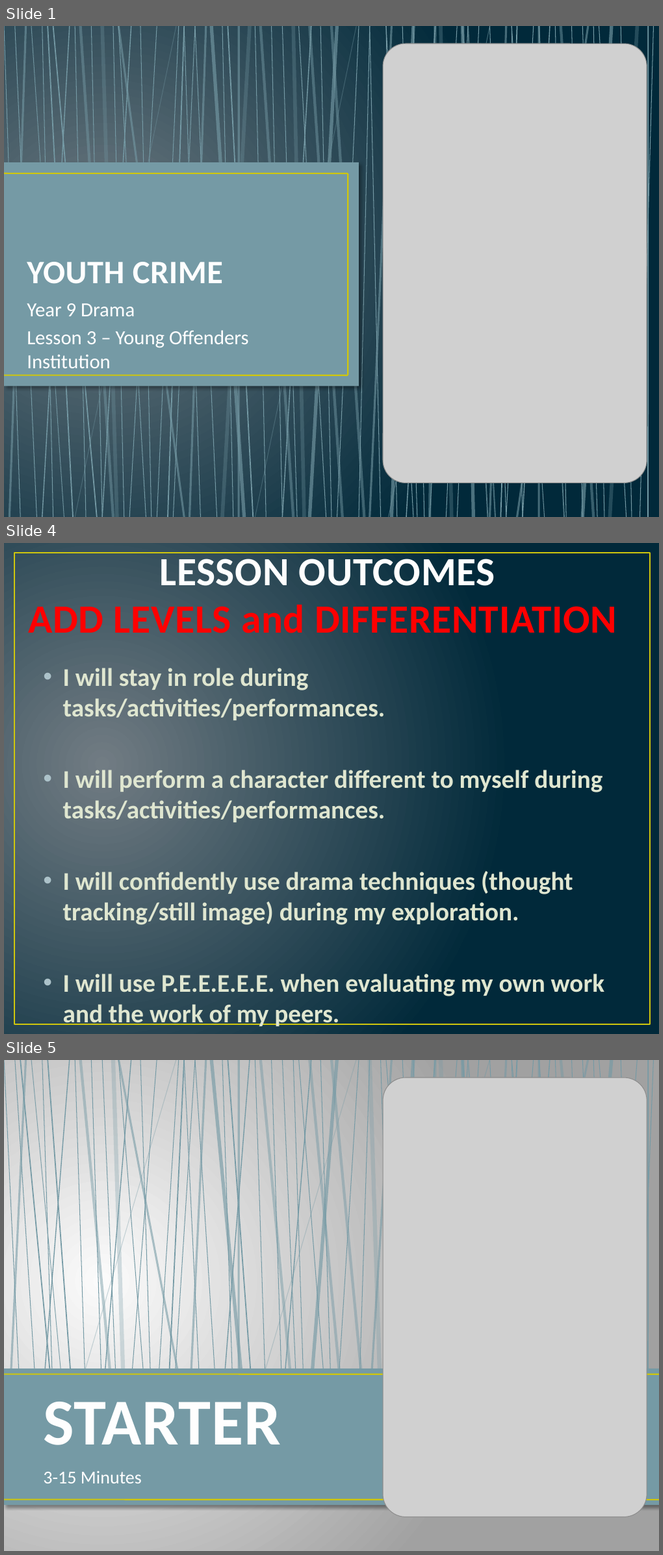
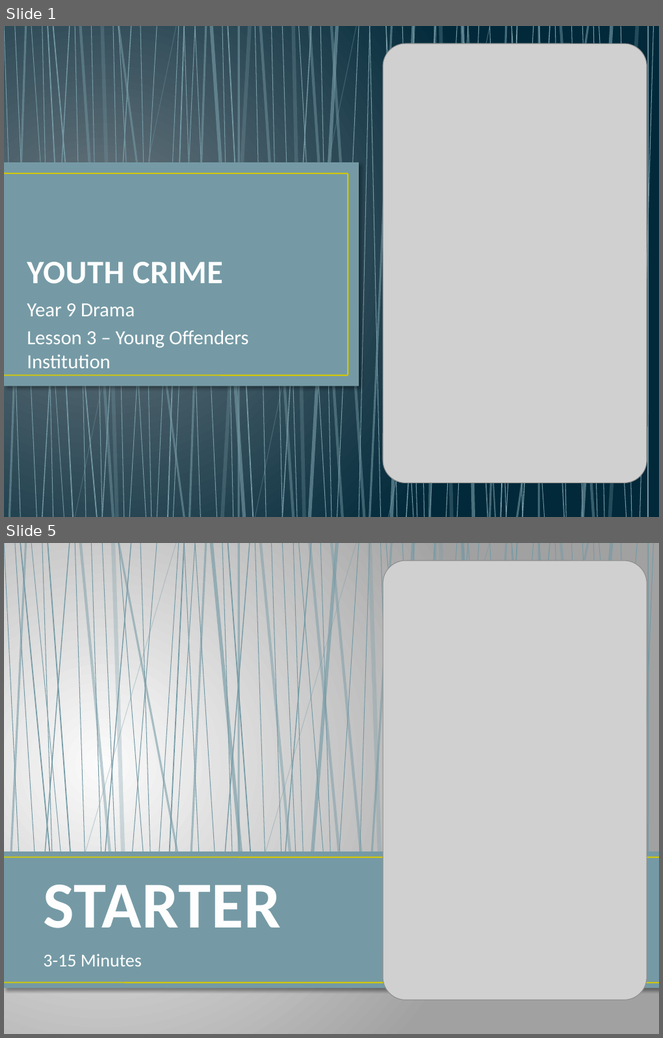
Before and after one commit to MalphasWats/stagewallis.com, a slide deck: PA/y9acting/Lesson 3 YC - Young Offenders Institution.pptx. Shown one above the other, each under a label of ours: slides 1, 4 and 5 before the commit, slides 1 and 5 after it; the slides between them are not shown. The pictures are 663x1555 and 663x1038 pixels, drawn with LibreOffice and Linux fonts; fonts in the diff are those of the drawing; grey boxes stand for pictures. Boxes give left, top, right and bottom in pixels: in the first picture for what was removed or moved away, otherwise in the second. Text is boxed around its words. In the diff, an @@ line names an element or a change of style, - is before the commit and + after.

Commit message:
newy9lessons

```diff
--- a/PA/y9acting/Lesson 3 YC - Young Offenders Institution.pptx
+++ b/PA/y9acting/Lesson 3 YC - Young Offenders Institution.pptx
@@ slide 4 removed at [4, 543, 659, 1034], background gradient #717C84 to #01293A @@
@@ rectangle removed at [14, 553, 650, 1025] @@
@@ title removed at [28, 552, 617, 633] @@
-LESSON OUTCOMES
-ADD LEVELS and DIFFERENTIATION
@@ text removed at [63, 668, 605, 1027] @@
-• I will stay in role during tasks/activities/performances.
-• I will perform a character different to myself during tasks/activities/performances.
-• I will confidently use drama techniques (thought tracking/still image) during my exploration.
-• I will use P.E.E.E.E.E. when evaluating my own work and the work of my peers.
```
Also in this commit, not shown: 2 slides changed, 1 slide added, 4 other files.
